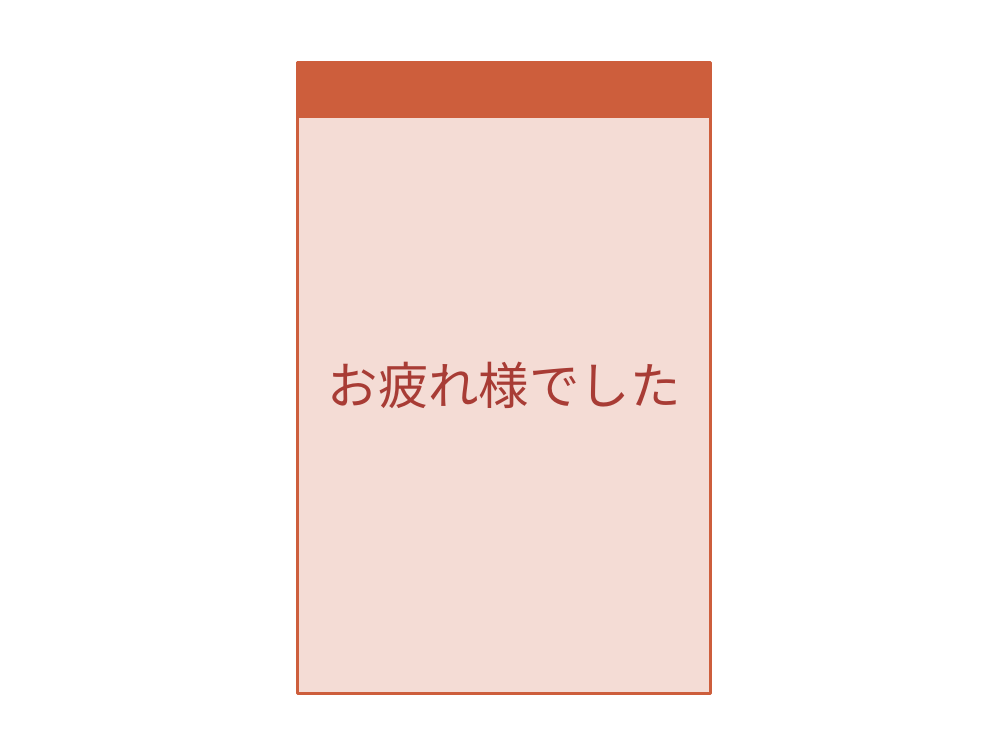
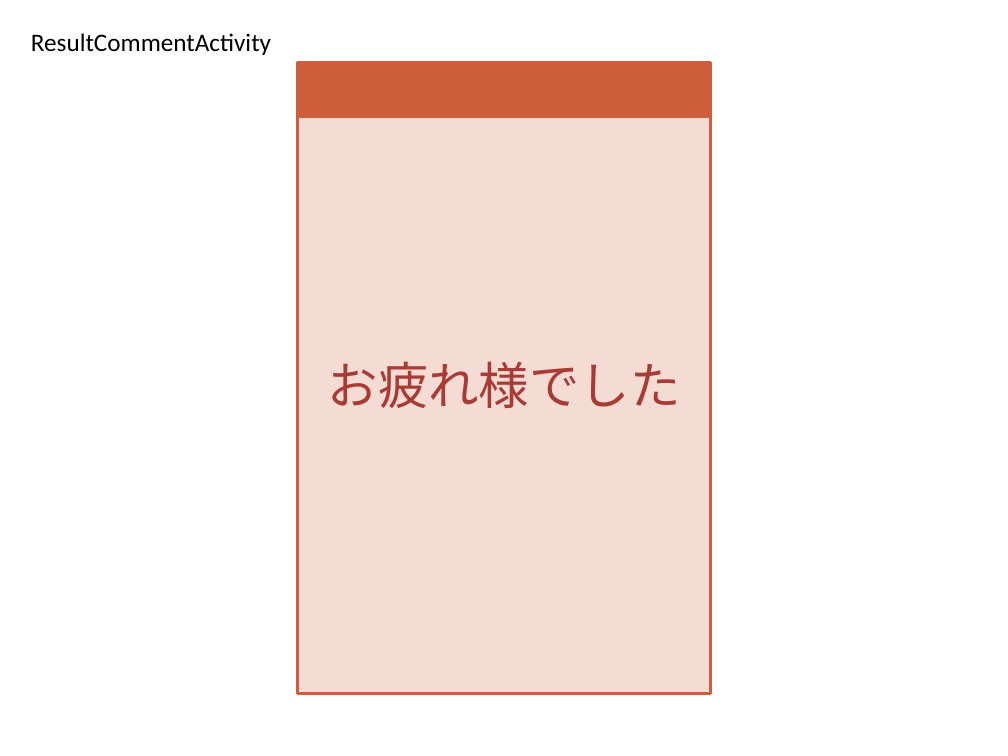
Before and after one commit to MayuOkuda/soba, a slide deck: slide 10 of memo/そばUI2.pptx. Drawn at 1008x756 pixels with LibreOffice and Linux fonts; fonts in the diff are those of the drawing. Boxes give left, top, right and bottom in pixels: in the first picture for what was removed or moved away, otherwise in the second. Text is boxed around its words. In the diff, an @@ line names an element or a change of style, - is before the commit and + after.

```diff
--- a/memo/そばUI2.pptx
+++ b/memo/そばUI2.pptx
@@ text added at (31, 33, 271, 55), 18 pt, text #000000 @@
+ResultCommentActivity
```
Also in this commit, not shown: 8 other slides changed, 2 slides added.
